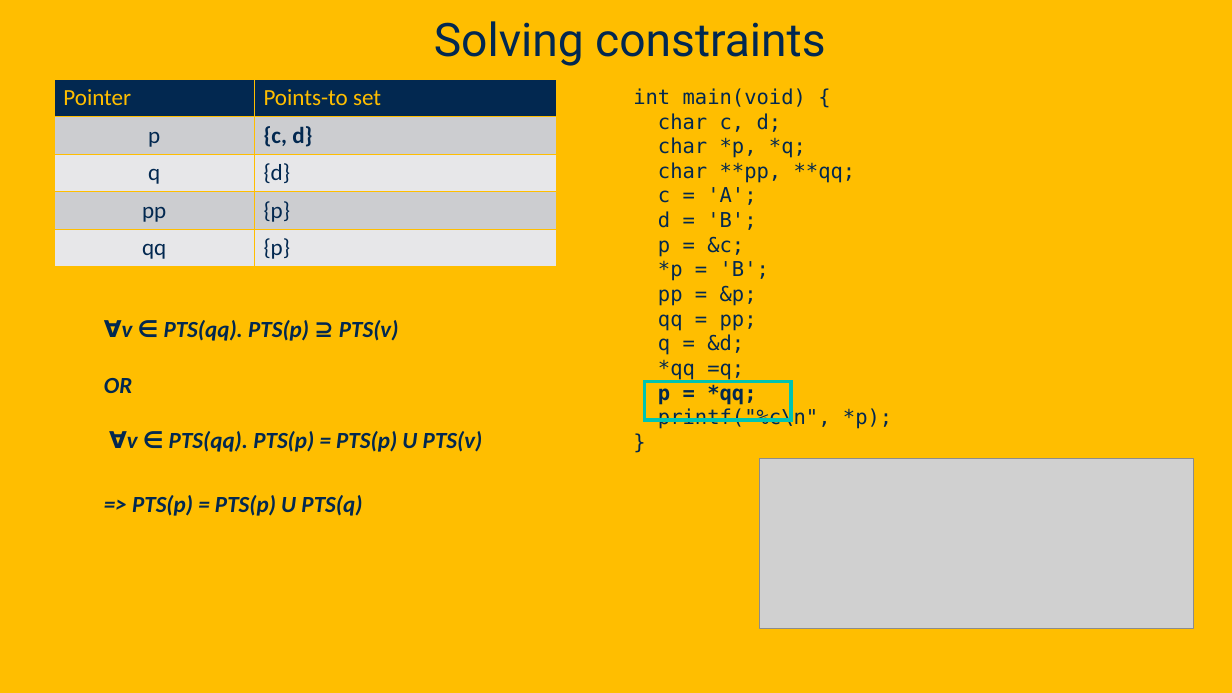
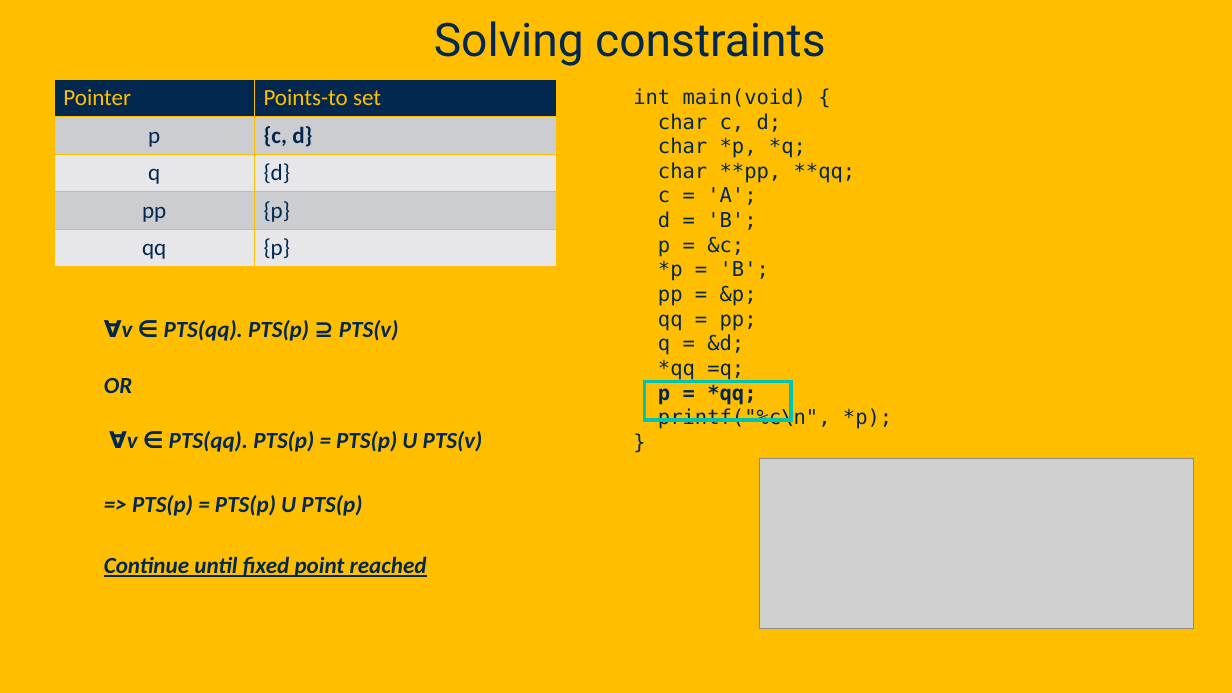
Before and after one commit to davsec-teaching/ECS289C-Spring2025, a slide deck: slide 31 of slides/4_pointer_analysis.pptx (slide 29 before the commit). Drawn at 1232x693 pixels with LibreOffice and Linux fonts; fonts in the diff are those of the drawing; grey boxes stand for pictures; background and template pictures are left out. Boxes give left, top, right and bottom in pixels: in the first picture for what was removed or moved away, otherwise in the second. Text is boxed around its words. In the diff, an @@ line names an element or a change of style, - is before the commit and + after.

```diff
--- a/slides/4_pointer_analysis.pptx
+++ b/slides/4_pointer_analysis.pptx
@@ text at [132, 495, 362, 516]: text changed @@
-=> PTS(p) = PTS(p) U PTS(q)
+=> PTS(p) = PTS(p) U PTS(p)
@@ text added at [104, 556, 427, 577], 18 pt, text #022850, bold, italic, underline @@
+Continue until fixed point reached
```
Also in this commit, not shown: 30 other slides changed, 9 slides added.
